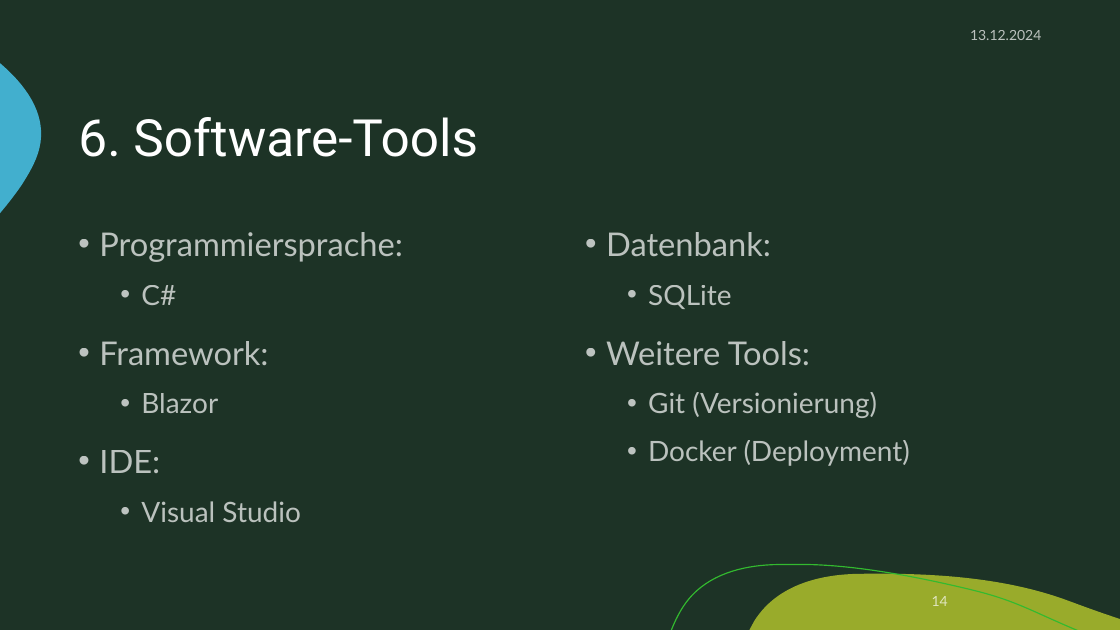
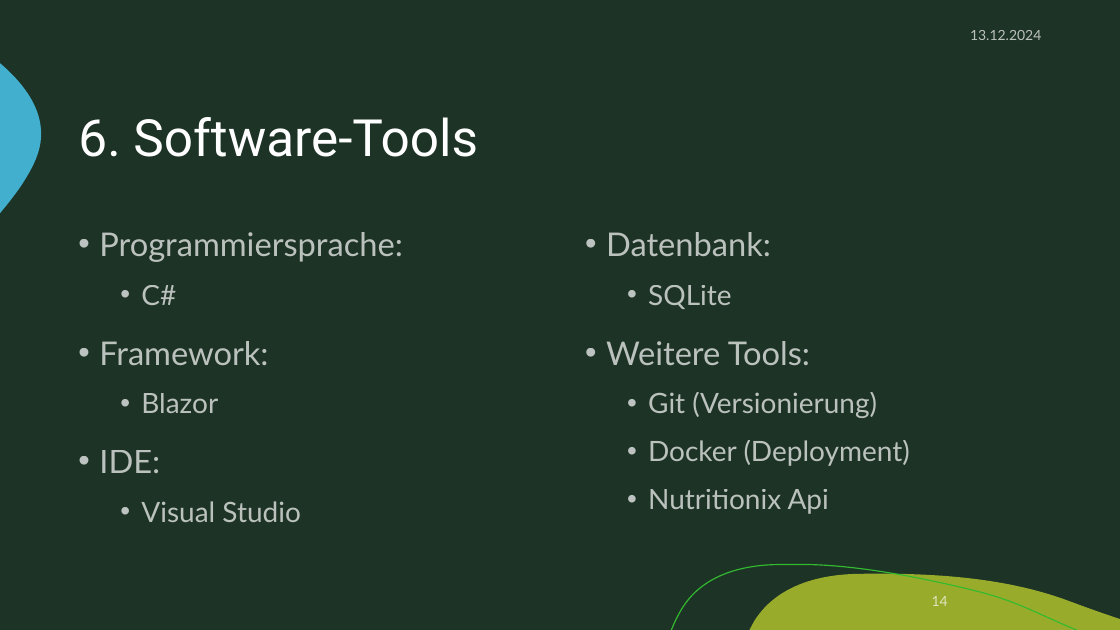
Before and after one commit to zIExpantion/ZumGelbenBach, a slide deck: slide 14 of Dokumente/Sprint-Backlog/Sprint-Backlog2.pptx. Drawn at 1120x630 pixels with LibreOffice and Linux fonts; fonts in the diff are those of the drawing; background and template pictures are left out. Boxes give left, top, right and bottom in pixels: in the first picture for what was removed or moved away, otherwise in the second. Text is boxed around its words. In the diff, an @@ line names an element or a change of style, - is before the commit and + after.

```diff
--- a/Dokumente/Sprint-Backlog/Sprint-Backlog2.pptx
+++ b/Dokumente/Sprint-Backlog/Sprint-Backlog2.pptx
@@ text at [648,489,829,514]: paragraph added @@
+  • Nutritionix Api
```
Also in this commit, not shown: 1 other slide changed.
